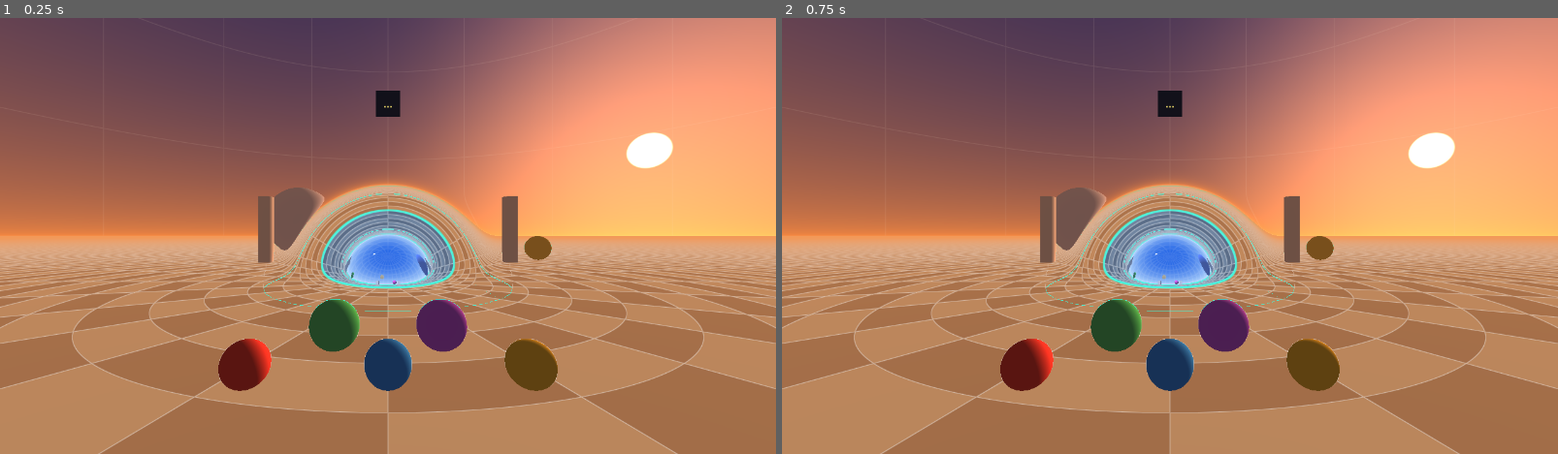
Above: before the commit, frames 1-2 (left to right).
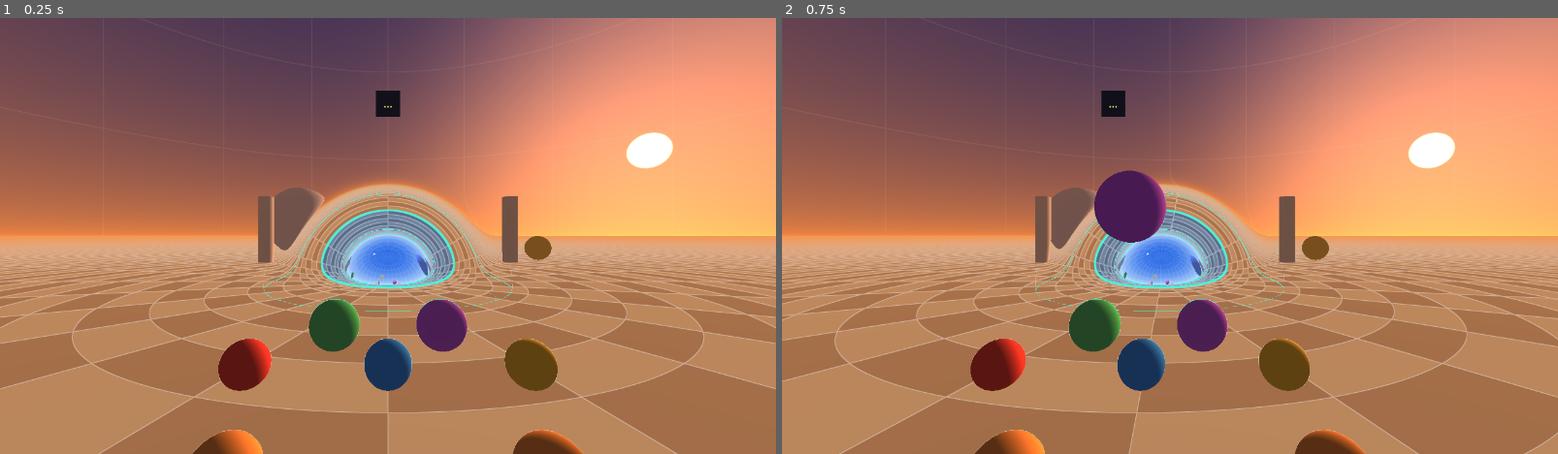
Above: after the commit, the same moments.

Repository: pomid0rko0/steam-frame-wromhole
Game: Godot game, scene res://main.tscn
Same seed, same stepped clock (60 frames per second), same inputs: the game is played once before the commit and once after it.
Inputs (mouse positions are in pixels of both pictures, inside the frame that each line leads up to):
- Up to frame 1 (0.25 s): no input
- Up to frame 2 (0.75 s): tap Enter at 0.5 s; move the mouse to (1340, 214) at 0.52 s; hold D from 0.53 s (still down); hold F from 0.53 s (still down); click (1340, 214) at 0.67 s

The runs differ from the first frame. In frame 1, 0.7% of the frame differs, in the area x 24-76%, y 94-100%; in frame 2, 16%, in the area x 0-100%, y 16-100%.

Commit message:
Controls: stick locomotion, snap turn, throat knobs, grab and throw, avatar
A sketch to be finished in its own work; not checked in the headset.

- left stick walks (left trigger runs), right stick left/right snap-turns
  30 degrees, right stick up/down changes the throat length and, with the
  right grip held, the fillet radius
- grip grabs and throws balls; B spawns a ball; Y shows the avatar (head and
  torso as balls; costly inside the throat); A resets everything
- hands are small balls placed by geodesics from the head and push balls
  (WormholeSpace.combine)
- the refresh rate moves to left X, since the left trigger runs
- the overlay's chart -> play map is updated after stick moves and turns,
  so the panel stays fixed in the world
- keyboard equivalents on the desktop; tests/controls_test.gd drives them

Co-Authored-By: Claude Opus 5.5 <noreply@anthropic.com>
Claude-Session: https://claude.ai/code/session_01Svo81SYDtvkpLFUuTzuvuc

Diff:
--- a/godot/main.gd
+++ b/godot/main.gd
@@ -1,20 +1,25 @@
 extends Node3D
-## Real-time wormhole for VR: head tracking (physical walking), no stick locomotion; balls
-## roll and bounce through the wormhole (ball_world.gd); either trigger steps the headset's
-## refresh rate, shown on a panel. Every pixel is ray traced along a geodesic of the wormhole
-## space in the shader; this script tracks where the viewer and the balls are in that curved
-## space.
+## Real-time wormhole for VR. Every pixel is ray traced along a geodesic of the wormhole space
+## in the shader; this script tracks where the viewer, the hands and the balls are in that
+## curved space (balls: ball_world.gd) and handles the controls (button map in the README).
 ##
-## Body model: the feet stay on the floor (the totally geodesic equatorial surface
-## n.z = 0). Physical movement in the play space moves the feet along floor geodesics,
-## parallel-transporting the play-space axes; the head sits head-height above the feet
-## along the floor normal. Each eye is derived in the shader from that view's own
-## matrices (see shaders/wormhole.gdshader).
+## Body model: the feet stay on the floor (the totally geodesic equatorial surface n.z = 0).
+## Physical movement in the play space and stick locomotion move the feet along floor
+## geodesics, parallel-transporting the play-space axes; snap turns rotate those axes; the
+## head sits head-height above the feet along the floor normal. Each eye is derived in the
+## shader from that view's own matrices (see shaders/wormhole.gdshader); each hand is placed
+## by a geodesic from the head along its play-space offset.
 
 # optozorax's SDF (sphere 0.3, planes +-0.5, union_round 0.1) at 1 unit = 10 m
 const THROAT_RADIUS := 3.0
-const HALF_LENGTH := 5.0
-const FILLET := 1.0
+const START_HALF_LENGTH := 5.0
+const START_FILLET := 1.0
+const HALF_LENGTH_RANGE := Vector2(0.05, 15.0)
+const FILLET_RANGE := Vector2(0.05, 2.5)
+const GEOMETRY_RATE := 1.5          # metres per second at full stick
+const WALK_SPEED := 1.5
+const RUN_SPEED := 4.0
+const SNAP_ANGLE := deg_to_rad(30.0)
 const START_POS := Vector3(10.0, 0.0, 0.0)   # chart A, on the floor
 const START_FORWARD := Vector3(-1.0, 0.0, 0.0)
 const DESKTOP_HEAD_HEIGHT := 1.6
@@ -23,7 +28,7 @@
 const CHECK_BALLS := [Vector3(7.5, -0.5, 1.5), Vector3(8.0, -1.8, 1.1), Vector3(8.3, 1.6, 1.9)]
 const CHECK_BALL_RADIUS := 0.3
 
-var space := WormholeSpace.new(THROAT_RADIUS, HALF_LENGTH, FILLET)
+var space := WormholeSpace.new(THROAT_RADIUS, START_HALF_LENGTH, START_FILLET)
 var scene: Dictionary = JSON.parse_string(FileAccess.get_file_as_string("res://scene.json"))
 var world := BallWorld.new(space, scene)
 var physics := true             # simulate and draw the balls; the stereo check and tests draw their own
@@ -46,8 +51,16 @@
 var desktop_pitch := 0.0
 var await_pose := false        # XR: place the viewer once head tracking delivers a pose
 var show_check := false         # the stereo check (see _add_check)
-var hands: Array[XRController3D] = []
-var trigger_down := false       # a press of either trigger steps the headset's refresh rate
+var left_hand: XRController3D
+var right_hand: XRController3D
+var hand_balls: Array = []      # per tracked hand: {l, n, U, radius, tracker}, kinematic spheres
+var show_avatar := false        # head and torso as balls (seen in the throat; costly there, see README)
+var head_state: Array = []      # [l, n, frame] of the head, this frame
+var grip_was := {}
+var button_was := {}
+var snap_armed := true
+var logged_profiles := {}
+var input_log_time := 0.0
 var overlay: Node3D            # drawn by Godot itself in chart A coordinates; maps chart A -> play
 
 
@@ -59,6 +72,10 @@
 		var oxr := xr as OpenXRInterface
 		if oxr:
 			oxr.pose_recentered.connect(func() -> void: recentered = true)
+			# for godot.log: input reaches the app only while the session is focused (an open
+			# SteamVR dashboard takes the focus away)
+			oxr.session_visible.connect(func() -> void: print("XR session visible (no input focus: dashboard open?)"))
+			oxr.session_focussed.connect(func() -> void: print("XR session focused: controller input active"))
 		await_pose = true
 		# Render XR from a SubViewport. With XR on the root viewport Godot also mirrors the left
 		# eye into the desktop window, and SteamVR may show that window on a virtual screen
@@ -75,18 +92,16 @@
 	camera = XRCamera3D.new()
 	camera.near = 0.05
 	origin.add_child(camera)
-	if in_xr:
-		for t in [&"left_hand", &"right_hand"]:
-			var c := XRController3D.new()
-			c.tracker = t
-			origin.add_child(c)
-			hands.append(c)
+	left_hand = XRController3D.new()
+	left_hand.tracker = &"left_hand"
+	origin.add_child(left_hand)
+	right_hand = XRController3D.new()
+	right_hand.tracker = &"right_hand"
+	origin.add_child(right_hand)
 
 	material = ShaderMaterial.new()
 	material.shader = load("res://shaders/wormhole.gdshader")
-	material.set_shader_parameter("wh_rho0", space.rho0)
-	material.set_shader_parameter("wh_h", space.h)
-	material.set_shader_parameter("wh_fillet", space.fillet)
+	_upload_geometry()
 	_upload_scene()
 	var quad := MeshInstance3D.new()
 	var mesh := QuadMesh.new()
@@ -144,14 +159,30 @@
 		# the first tracked pose: face the start direction from where the head actually is
 		await_pose = false
 		place(1.0, START_POS, START_FORWARD)
+	if in_xr:
+		_log_input(delta)
+	var moved := _handle_turn_and_reset()
+	_handle_geometry(delta)
+
 	var head := camera.transform   # play space (the origin never moves)
 	var hz := Vector2(head.origin.x, head.origin.z)
 	if recentered:
 		prev_head = hz
 		recentered = false
+		moved = true
+	var step := hz - prev_head
+	prev_head = hz
+	var stick := _move_input()
+	if stick.length() > 0.15:
+		var fwd := _head_forward_xz()
+		var rgt := Vector2(-fwd.y, fwd.x)
+		var speed := RUN_SPEED if _run_pressed() else WALK_SPEED
+		step += (stick.y * fwd + stick.x * rgt) * speed * delta
+		moved = true
+	_walk(step)
+	if moved:
+		# the controls moved the world against the room; physical walking does not
 		_update_chart_map()
-	_walk(hz - prev_head)
-	prev_head = hz
 	_rate_button()
 	if overlay:
 		# the chart -> play map only exists with the feet in the flat part
@@ -163,9 +194,28 @@
 	material.set_shader_parameter("head_n", hp[1])
 	material.set_shader_parameter("head_f", PackedVector4Array(hp[2]))
 	material.set_shader_parameter("head_pos", head.origin)
+	head_state = hp
+	_update_hands(head)
 	if physics:
-		world.step(delta, [])
+		_handle_toys()
+		world.step(delta, hand_balls)
 		_upload_balls()
+
+
+## Writes the controllers' interaction profiles and stick values to godot.log.
+func _log_input(delta: float) -> void:
+	for hand in [left_hand, right_hand]:
+		var tracker := XRServer.get_tracker(hand.tracker) as XRControllerTracker
+		var profile: String = tracker.profile if tracker else "(no tracker)"
+		if logged_profiles.get(hand.tracker, "") != profile:
+			logged_profiles[hand.tracker] = profile
+			print(hand.tracker, " interaction profile: ", profile)
+	input_log_time -= delta
+	var ls := left_hand.get_vector2(&"primary")
+	var rs := right_hand.get_vector2(&"primary")
+	if input_log_time <= 0.0 and (ls.length() > 0.2 or rs.length() > 0.2):
+		input_log_time = 2.0
+		print("sticks left ", ls, " right ", rs, " grip ", right_hand.get_float(&"grip"))
 
 
 const BALL_COLORS := [Color(0.92, 0.25, 0.2), Color(0.2, 0.6, 0.95), Color(0.98, 0.8, 0.2),
@@ -182,6 +232,7 @@
 
 
 ## Every ball the shader draws: centre as a point of R^4 and radius (chord distance in R^4).
+## The balls, the hands, then the avatar's head and torso.
 func _upload_balls() -> void:
 	var pos := PackedVector4Array()
 	var col := PackedVector4Array()
@@ -189,6 +240,15 @@
 		pos.append(space.embed(b["l"], b["n"]))
 		var c: Color = b["color"]
 		col.append(Vector4(c.r, c.g, c.b, b["radius"]))
+	for hnd in hand_balls:
+		pos.append(space.embed(hnd["l"], hnd["n"]))
+		col.append(Vector4(0.95, 0.6, 0.25, hnd["radius"]))
+	if show_avatar and head_state.size() > 0:
+		pos.append(space.embed(head_state[0], head_state[1]))
+		col.append(Vector4(0.85, 0.87, 0.9, 0.11))
+		var torso := space.geodesic(head_state[0], head_state[1], -head_state[2][1], 0.5, [])
+		pos.append(space.embed(torso[0], torso[1]))
+		col.append(Vector4(0.35, 0.42, 0.55, 0.19))
 	var count := pos.size()
 	while pos.size() < 12:
 		pos.append(Vector4.ZERO)
@@ -198,20 +258,11 @@
 	material.set_shader_parameter("wh_nBall", count)
 
 
-## Either trigger: switch the headset to its next refresh rate (after the highest, the lowest).
+## Left X: switch the headset to its next refresh rate (after the highest, the lowest).
 func _rate_button() -> void:
 	var oxr := xr as OpenXRInterface
-	if oxr == null:
+	if oxr == null or not _pressed_once("rate", left_hand.is_button_pressed(&"ax_button")):
 		return
-	var v := 0.0
-	for c in hands:
-		v = maxf(v, c.get_float(&"trigger"))
-	if trigger_down:
-		trigger_down = v > 0.3
-		return
-	if v < 0.7:
-		return
-	trigger_down = true
 	var rates: Array = oxr.get_available_display_refresh_rates()
 	if not rates.is_empty():
 		oxr.display_refresh_rate = next_rate(rates, oxr.display_refresh_rate)
@@ -225,6 +276,153 @@
 		if r > current + 0.5:
 			return r
 	return sorted[0]
+
+
+## Hand points on the manifold (geodesic from the head), their velocities, grabbing.
+func _update_hands(head: Transform3D) -> void:
+	hand_balls.clear()
+	for c: XRController3D in [left_hand, right_hand]:
+		var xf: Transform3D
+		var vel := Vector3.ZERO
+		if in_xr:
+			if not c.get_has_tracking_data():
+				continue
+			xf = c.transform
+			var pose := c.get_pose()
+			if pose:
+				vel = pose.linear_velocity
+		else:
+			var side := -1.0 if c == left_hand else 1.0
+			xf = Transform3D(head.basis, head.origin + head.basis * Vector3(0.22 * side, -0.32, -0.38))
+		var off := xf.origin - head.origin
+		var hp: Array = head_state
+		if off.length() > 1e-6:
+			var dir := WormholeSpace.combine(head_state[2], off)
+			hp = space.geodesic(head_state[0], head_state[1], dir / dir.length(), dir.length(), head_state[2])
+		var U := WormholeSpace.combine(hp[2], vel)
+		var hand := {"l": hp[0], "n": hp[1], "U": U, "radius": 0.05, "tracker": c.tracker}
+		hand_balls.append(hand)
+		# grab with grip, release to throw
+		var grip := in_xr and c.get_float(&"grip") > 0.6
+		var was: bool = grip_was.get(c.tracker, false)
+		grip_was[c.tracker] = grip
+		if grip and not was:
+			var best: Dictionary = {}
+			var best_gap := 0.12
+			for b in world.balls:
+				var g := world.gap(b, hand)
+				if g < best_gap:
+					best_gap = g
+					best = b
+			if not best.is_empty():
+				best["held"] = c.tracker
+		for b in world.balls:
+			if b["held"] == c.tracker:
+				if grip:
+					b["l"] = hand["l"]
+					b["n"] = hand["n"]
+					b["U"] = U
+				else:
+					b["held"] = &""
+
+
+func _pressed_once(key: String, down: bool) -> bool:
+	var was: bool = button_was.get(key, false)
+	button_was[key] = down
+	return down and not was
+
+
+func _handle_toys() -> void:
+	# right B / key F: new ball (at the right hand in VR, thrown forward on the desktop)
+	var spawn := _pressed_once("spawn", Input.is_key_pressed(KEY_F) or (in_xr and right_hand.is_button_pressed(&"by_button")))
+	if spawn and head_state.size() > 0:
+		var col: Color = BALL_COLORS[randi() % BALL_COLORS.size()]
+		if in_xr and hand_balls.size() > 0:
+			var hnd: Dictionary = hand_balls[hand_balls.size() - 1]
+			world.add(hnd["l"], hnd["n"], hnd["U"], 0.25, col)
+		else:
+			var fwd := WormholeSpace.combine(head_state[2], -camera.transform.basis.z)
+			var start := space.geodesic(head_state[0], head_state[1], fwd, 0.6, [fwd])
+			world.add(start[0], start[1], 7.0 * start[2][0] + 2.0 * head_state[2][1], 0.25, col)
+	# left Y / key T: avatar on/off
+	if _pressed_once("avatar", Input.is_key_pressed(KEY_T) or (in_xr and left_hand.is_button_pressed(&"by_button"))):
+		show_avatar = not show_avatar
+
+
+## Throat half-length h (planes at w = +-h) and fillet radius (union_round radius).
+## Points keep their distance to the edge of the curved shell, so nothing moves when only h
+## changes and the outside world shifts with the mouth when the fillet changes. Chart
+## positions of the feet stay put, so the overlay's chart -> play map stays valid.
+func set_geometry(half_length: float, fillet_radius: float) -> void:
+	var old_L := space.L
+	space.set_profile(THROAT_RADIUS, half_length, fillet_radius)
+	foot_l = signf(foot_l) * maxf(absf(foot_l) - old_L + space.L, 0.0)
+	for b in world.balls:
+		b["l"] = signf(b["l"]) * maxf(absf(b["l"]) - old_L + space.L, 0.0)
+	_upload_geometry()
+
+
+func _upload_geometry() -> void:
+	material.set_shader_parameter("wh_rho0", space.rho0)
+	material.set_shader_parameter("wh_h", space.h)
+	material.set_shader_parameter("wh_fillet", space.fillet)
+	var grid := overlay.get_node_or_null("Grid") if overlay else null
+	if grid:
+		grid.material_override.set_shader_parameter("rout", space.Rout)
+		grid.material_override.set_shader_parameter("lsh", space.L)
+
+
+## Right stick up/down: throat length; with the right grip held: fillet radius.
+func _handle_geometry(delta: float) -> void:
+	var y := float(Input.is_key_pressed(KEY_X)) - float(Input.is_key_pressed(KEY_Z))
+	var yr := float(Input.is_key_pressed(KEY_V)) - float(Input.is_key_pressed(KEY_C))
+	if in_xr:
+		var stick := right_hand.get_vector2(&"primary").y
+		if absf(stick) > 0.2:
+			if right_hand.get_float(&"grip") > 0.5:
+				yr += stick
+			else:
+				y += stick
+	if y == 0.0 and yr == 0.0:
+		return
+	set_geometry(clampf(space.h + y * GEOMETRY_RATE * delta, HALF_LENGTH_RANGE.x, HALF_LENGTH_RANGE.y),
+			clampf(space.fillet + yr * 0.5 * GEOMETRY_RATE * delta, FILLET_RANGE.x, FILLET_RANGE.y))
+
+
+func _move_input() -> Vector2:
+	var v := Vector2.ZERO
+	if in_xr:
+		v = left_hand.get_vector2(&"primary")
+	v.x += float(Input.is_key_pressed(KEY_D)) - float(Input.is_key_pressed(KEY_A))
+	v.y += float(Input.is_key_pressed(KEY_W)) - float(Input.is_key_pressed(KEY_S))
+	return v.limit_length(1.0)
+
+
+func _run_pressed() -> bool:
+	return Input.is_key_pressed(KEY_SHIFT) or (in_xr and left_hand.get_float(&"trigger") > 0.5)
+
+
+## Right stick left/right: snap turn. Right A / key R: back to the start. True if either moved
+## the viewer against the room.
+func _handle_turn_and_reset() -> bool:
+	var turn := 0.0
+	if in_xr:
+		turn = right_hand.get_vector2(&"primary").x
+	turn += float(Input.is_key_pressed(KEY_E)) - float(Input.is_key_pressed(KEY_Q))
+	var moved := false
+	if absf(turn) > 0.7 and snap_armed:
+		_rotate_frame(signf(turn) * SNAP_ANGLE)
+		snap_armed = false
+		moved = true
+	elif absf(turn) < 0.3:
+		snap_armed = true
+	if _pressed_once("reset", Input.is_key_pressed(KEY_R) or (in_xr and right_hand.is_button_pressed(&"ax_button"))):
+		set_geometry(START_HALF_LENGTH, START_FILLET)
+		place(1.0, START_POS, START_FORWARD)
+		if physics:
+			world.balls.clear()
+			_spawn_initial_balls()
+	return moved
 
 
 ## Move the feet along the floor by a play-space displacement (x, z).
@@ -266,6 +464,7 @@
 	panel.name = "Perf"
 	panel.target = xr_view if in_xr else get_viewport()
 	panel.xr = xr as OpenXRInterface if in_xr else null
+	panel.rate_hint = "X"
 	panel.transform = Transform3D(Basis(Vector3(0.0, 1.0, 0.0), Vector3(0.0, 0.0, 1.0), Vector3(1.0, 0.0, 0.0)),
 			Vector3(8.5, 0.0, 2.3))
 	overlay.add_child(panel)
--- a/godot/perf_panel.gd
+++ b/godot/perf_panel.gd
@@ -5,6 +5,7 @@
 
 var target: Viewport          # the viewport the scene is rendered into
 var xr: OpenXRInterface       # null on the desktop
+var rate_hint := "курок"      # the button that steps the refresh rate
 var t := 0.0
 var frames := 0
 var gpu := 0.0
@@ -45,7 +46,7 @@
 		if xr:
 			var list: Array = xr.get_available_display_refresh_rates()
 			list.sort()
-			rates = "\nкурок: %s Гц" % " ".join(list.map(func(r): return "%.0f" % r))
+			rates = "\n%s: %s Гц" % [rate_hint, " ".join(list.map(func(r): return "%.0f" % r))]
 		_set_text("%.0f кадр/с  (шлем %s)\nGPU %.1f мс %s%s" % [frames / t, hz, gpu / frames, budget, rates])
 		t = 0.0
 		frames = 0
--- /dev/null
+++ b/godot/tests/controls_test.gd
@@ -0,0 +1,91 @@
+extends SceneTree
+## The controls through the desktop keys (the same code paths the sticks and buttons drive),
+## run with --fixed-fps 60; exit status 1 on any failure:
+##   godot --path . --fixed-fps 60 -s res://tests/controls_test.gd
+## 1. W for one second walks 1.5 m toward the wormhole (chart A: x from 10 to 8.5)
+## 2. E snap-turns the view 30 degrees to the right
+## 3. X for one second lengthens the throat by GEOMETRY_RATE (half-length 5 -> 6.5 m)
+## 4. R puts everything back: start position and direction, start geometry, five balls
+## 5. F adds a ball
+
+var main: Node3D
+var frames := 0
+var fails := 0
+var t0 := 0
+
+
+func _initialize() -> void:
+	main = load("res://main.tscn").instantiate()
+	main.xr_name = "none"
+	root.add_child(main)
+
+
+func _check(name: String, ok: bool, detail: String) -> void:
+	print(("PASS " if ok else "FAIL ") + name + "  " + detail)
+	if not ok:
+		fails += 1
+
+
+func _key(code: Key, down: bool) -> void:
+	var ev := InputEventKey.new()
+	ev.keycode = code
+	ev.physical_keycode = code
+	ev.pressed = down
+	Input.parse_input_event(ev)
+
+
+## Where the feet are in chart A, and which way the view points there (horizontal).
+func _feet() -> Vector3:
+	return main.space.chart_position(main.foot_l, main.foot_n)
+
+
+func _forward() -> Vector3:
+	var U: Vector4 = -main.frame[2]        # play-space forward is -z
+	var d: Vector3 = U.x * main.foot_n + Vector3(U.y, U.z, U.w)
+	return Vector3(d.x, d.y, 0.0).normalized()
+
+
+func _process(_delta: float) -> bool:
+	frames += 1
+	match frames:
+		5:
+			_key(KEY_W, true)
+		65:
+			_key(KEY_W, false)
+		67:
+			var p := _feet()
+			_check("W walks 1.5 m per second", absf(p.x - 8.5) < 0.03 and absf(p.y) < 0.01, "feet at (%.3f, %.3f), expected (8.5, 0)" % [p.x, p.y])
+			_check("walking keeps the view direction", _forward().distance_to(Vector3(-1, 0, 0)) < 1e-3, "forward %s" % _forward())
+			_key(KEY_E, true)
+		69:
+			_key(KEY_E, false)
+		71:
+			var f := _forward()
+			# turning right from -x (whose right is +y) gives (-cos 30, +sin 30)
+			var want := Vector3(-cos(deg_to_rad(30.0)), sin(deg_to_rad(30.0)), 0.0)
+			_check("E snap-turns 30 degrees right", f.distance_to(want) < 1e-3, "forward (%.4f, %.4f), expected (%.4f, %.4f)" % [f.x, f.y, want.x, want.y])
+			_key(KEY_X, true)
+		131:
+			_key(KEY_X, false)
+		133:
+			var h: float = main.space.h
+			_check("X lengthens the throat", absf(h - 6.5) < 0.03, "half-length %.3f m, expected 6.5" % h)
+			var p := _feet()
+			_check("changing the throat leaves the feet in place", absf(p.x - 8.5) < 0.03 and absf(p.y) < 0.01, "feet at (%.3f, %.3f)" % [p.x, p.y])
+			_key(KEY_R, true)
+		135:
+			_key(KEY_R, false)
+		137:
+			var p := _feet()
+			var ok: bool = p.distance_to(Vector3(10, 0, 0)) < 1e-3 and _forward().distance_to(Vector3(-1, 0, 0)) < 1e-3 \
+					and is_equal_approx(main.space.h, main.START_HALF_LENGTH) and main.world.balls.size() == 5
+			_check("R resets position, direction, geometry and balls", ok,
+					"feet (%.3f, %.3f), h %.3f, balls %d" % [p.x, p.y, main.space.h, main.world.balls.size()])
+			_key(KEY_F, true)
+		139:
+			_key(KEY_F, false)
+		141:
+			_check("F adds a ball", main.world.balls.size() == 6, "balls %d" % main.world.balls.size())
+			print("FAILURES: ", fails)
+			quit(1 if fails > 0 else 0)
+	return false
--- a/godot/wormhole_space.gd
+++ b/godot/wormhole_space.gd
@@ -119,6 +119,11 @@
 	return [ex.normalized(), ey, ez]
 
 
+## Linear combination c.x * f[0] + c.y * f[1] + c.z * f[2].
+static func combine(f: Array, c: Vector3) -> Vector4:
+	return c.x * f[0] + c.y * f[1] + c.z * f[2]
+
+
 ## Chart of the flat region on one side: side A (l >= L) x = r n, side B x = P r n,
 ## P = diag(-1, 1, 1). Converts a chart position to a manifold point.
 func point_from_chart(side: float, x: Vector3) -> Array:
Not shown, added: godot/tests/controls_test.gd.uid
Not shown, changed: README.md
